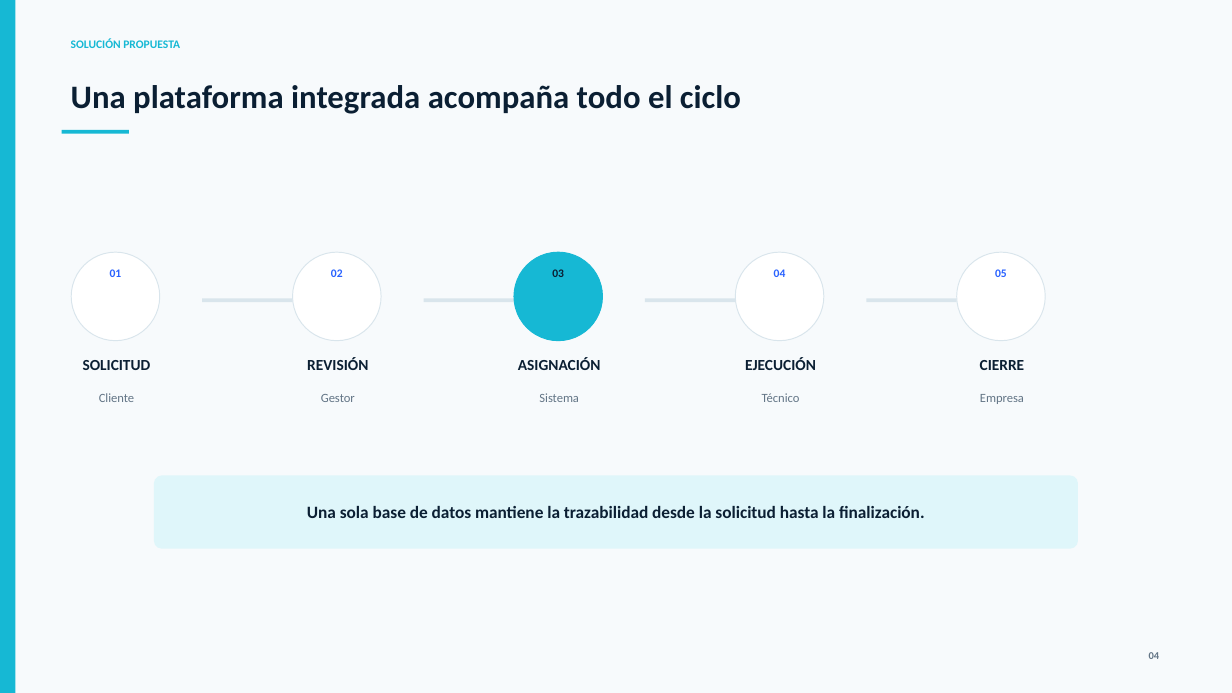
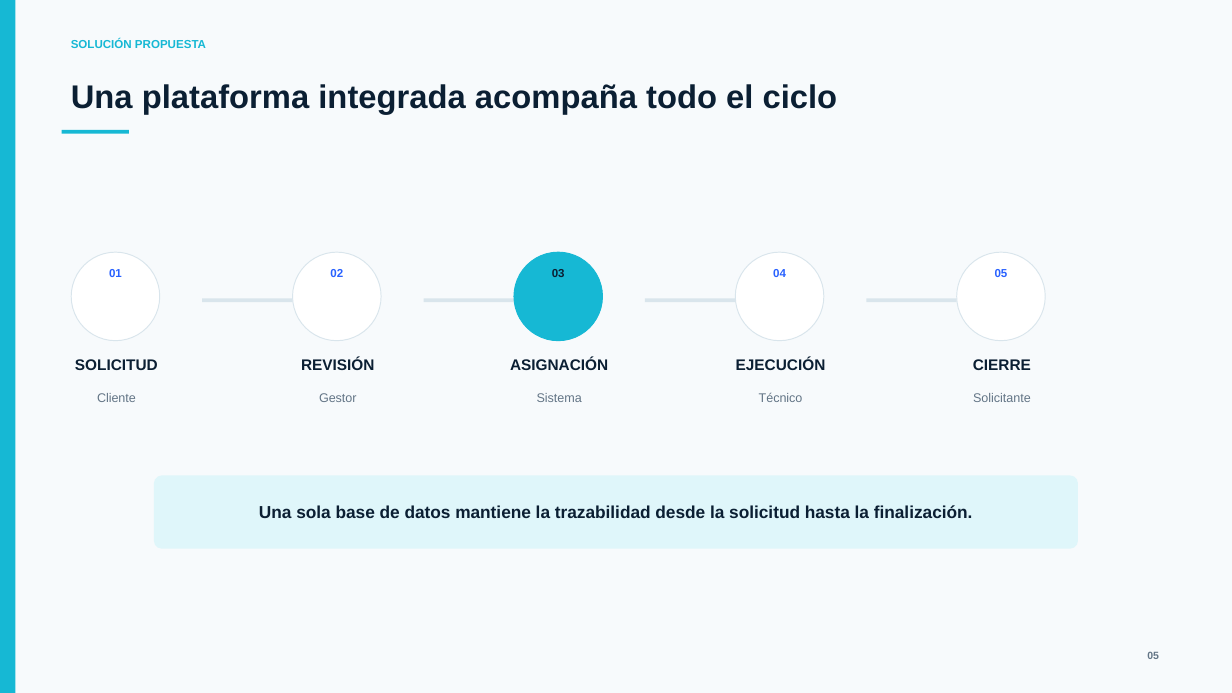
Before and after one commit to JoseHerreraNacho/CAPSTONE_011V_Grupo_2, a slide deck: slide 5 of Fase 1/Evidencias Grupales/Presentación Proyecto.pptx (slide 4 before the commit). Drawn at 1232x693 pixels with LibreOffice and Linux fonts; fonts in the diff are those of the drawing. Boxes give left, top, right and bottom in pixels: in the first picture for what was removed or moved away, otherwise in the second. Text is boxed around its words. In the diff, an @@ line names an element or a change of style, - is before the commit and + after.

```diff
--- a/Fase 1/Evidencias Grupales/Presentación Proyecto.pptx
+++ b/Fase 1/Evidencias Grupales/Presentación Proyecto.pptx
@@ text at (973,393,1031,402): text changed; font Calibri to Arial @@
-Empresa
+Solicitante
@@ font Calibri to Arial in 13 elements at (71,39,206,48), (71,84,838,115), (75,359,158,370), (97,393,136,402), (301,358,374,370), (319,393,356,402), (510,358,608,370), (537,393,582,402), (736,358,826,370), (759,393,803,402), (995,269,1008,277), (973,359,1031,370), (259,505,973,518) @@
@@ text at (1147,652,1159,659): text changed; font Calibri to Arial @@
-04
+05
```
Also in this commit, not shown: 11 other slides changed, 3 slides added, 3 slides removed.
